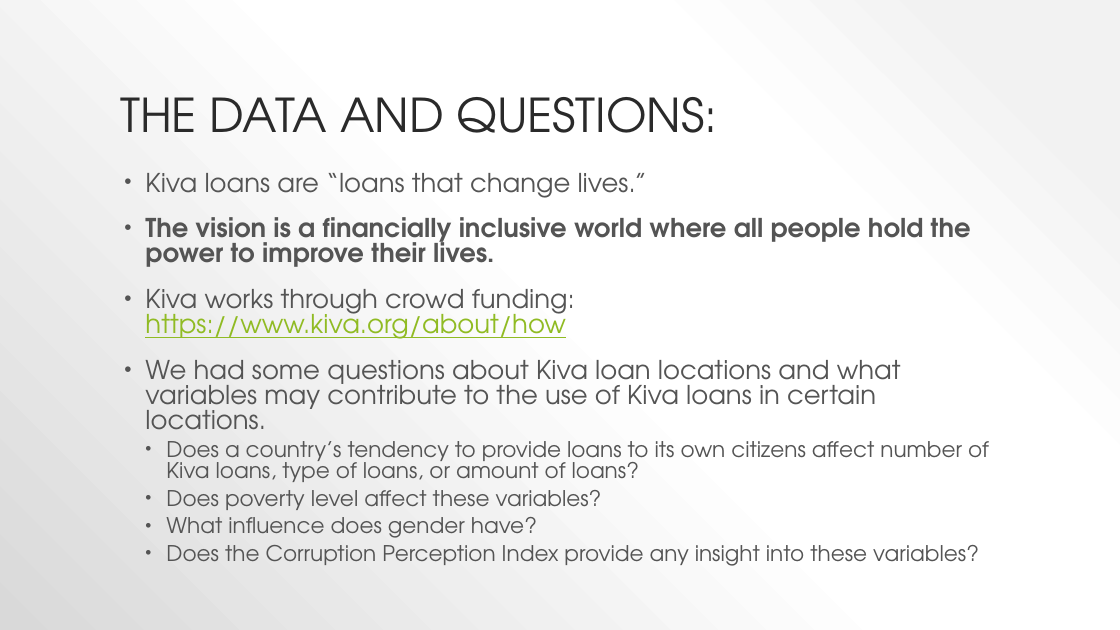
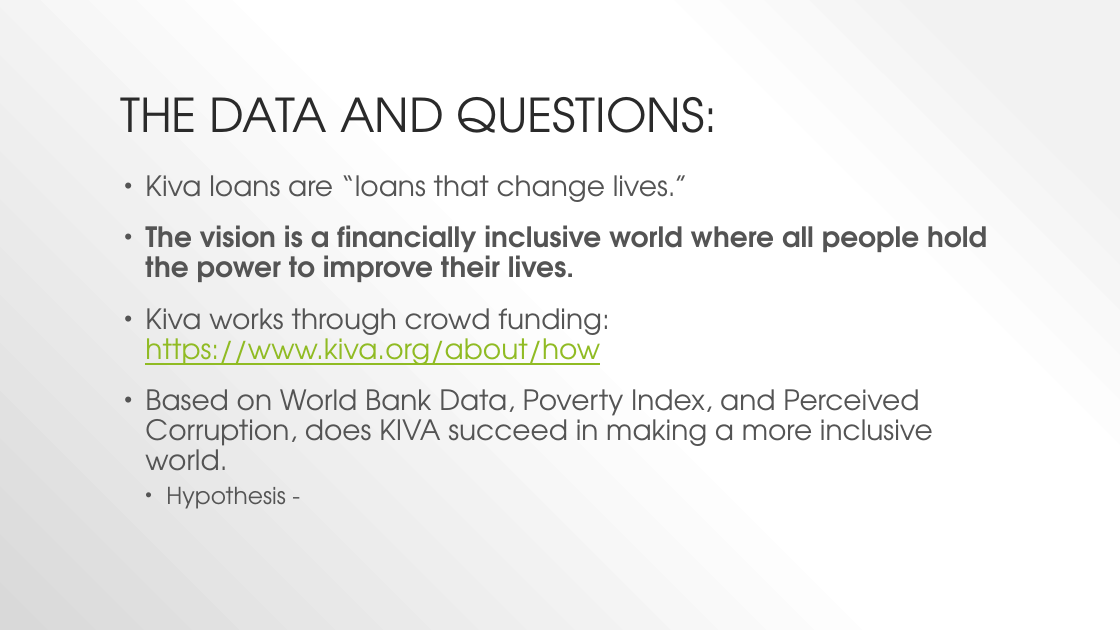
Before and after one commit to techsmj/RiceU-Project-1, a slide deck: slide 2 of KivaLoans.pptx. Drawn at 1120x630 pixels with LibreOffice and Linux fonts; fonts in the diff are those of the drawing. Boxes give left, top, right and bottom in pixels: in the first picture for what was removed or moved away, otherwise in the second. Text is boxed around its words. In the diff, an @@ line names an element or a change of style, - is before the commit and + after.

Commit message:
VERSION 2

```diff
--- a/KivaLoans.pptx
+++ b/KivaLoans.pptx
@@ text at (145,175,987,365): size 22.2 to 24 pt in "Kiva loans are “loans that change lives.”", "The vision is a financially inclusive world ...", "Kiva works through crowd funding: https://www.kiva.org/about ..."; line spacing 0.8 to 0.9 @@
@@ text at (145,389,933,509): text changed; size 18.5 to 24 pt @@
-• We had some questions about Kiva loan locations and what variables may contribute to the use of Kiva loans in certain locations.
-  • Does a country’s tendency to provide loans to its own citizens affect number of Kiva loans, type of loans, or amount of loans?
-  • Does poverty level affect these variables?
-  • What influence does gender have?
-  • Does the Corruption Perception Index provide any insight into these variables?
+• Based on World Bank Data, Poverty Index, and Perceived Corruption, does KIVA succeed in making a more inclusive world.
+  • Hypothesis -
```
Also in this commit, not shown: 1 other slide changed, 6 slides added, 6 slides removed.
